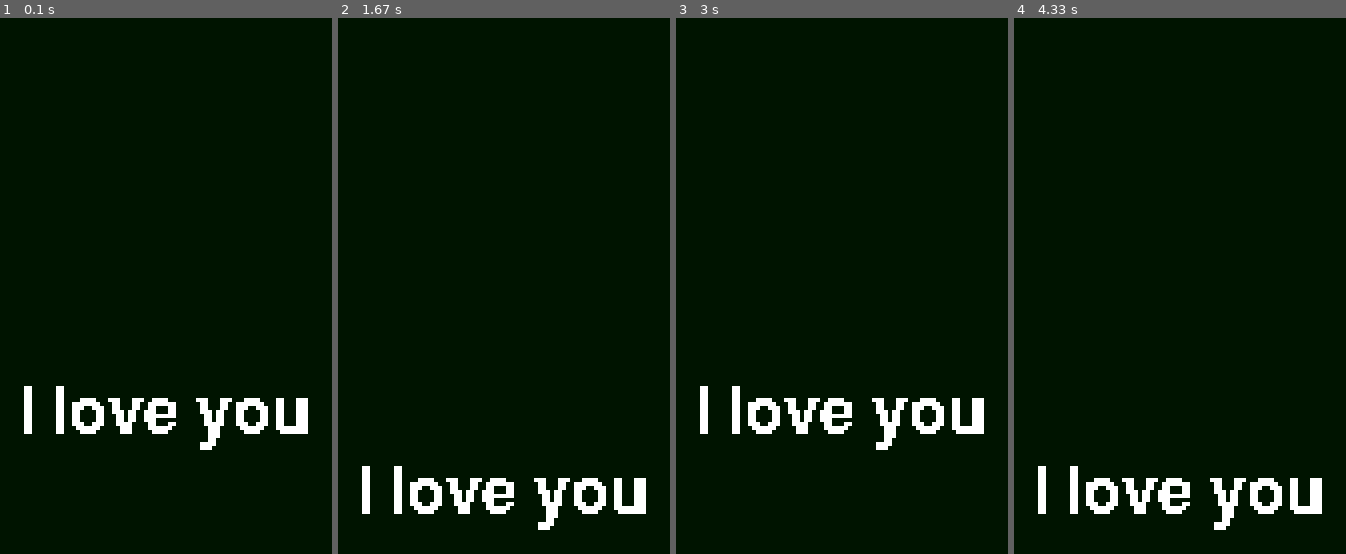
Above: before the commit, frames 1-4 (left to right).
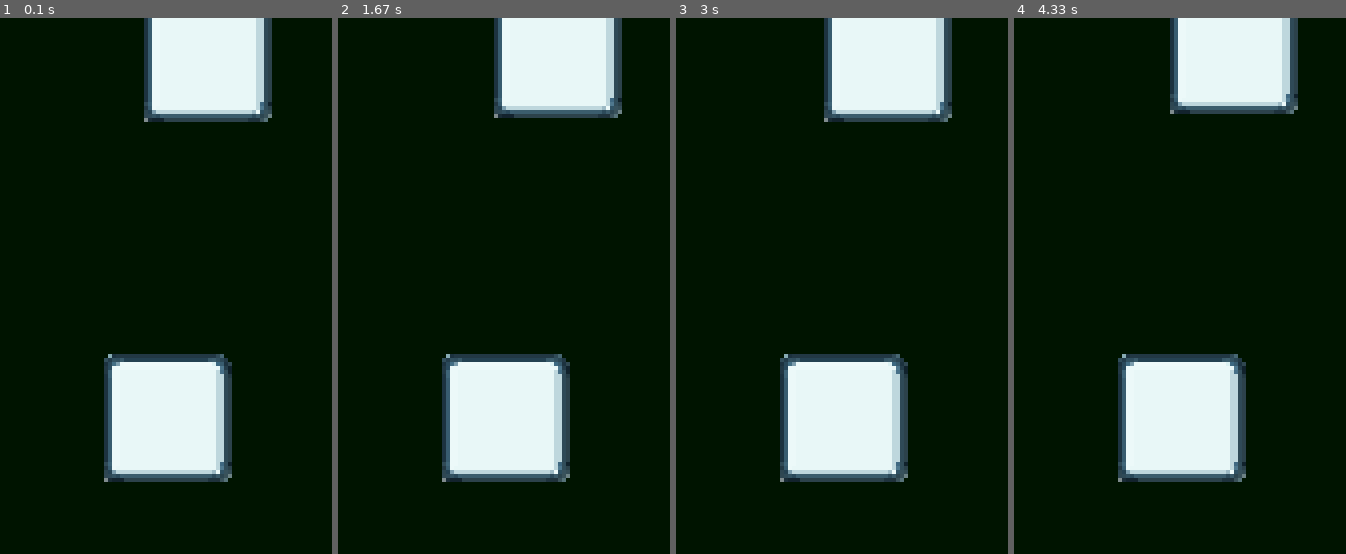
Above: after the commit, the same moments.

Repository: njtan142/pygame-like-unity
Game: pygame game, started from main.py
The game is run twice, just before and just after one commit, with the same random seed, the same clock (stepped at 60 frames per second) and the same inputs.
Inputs (mouse positions are in pixels of both pictures, inside the frame that each line leads up to):
- Up to frame 1 (0.1 s): no input
- Up to frame 2 (1.67 s): press the mouse at (474, 452) at 0.37 s; move the mouse to (616, 420) at 0.47 s; release the mouse at (outside the picture) at 0.6 s; hold D 0.67-1.13 s; move the mouse to (510, 468) at 0.7 s; hold W 1.17-1.47 s; hold D from 1.5 s (still down)
- Up to frame 3 (3 s): release D at 1.97 s; hold A 2-2.53 s; hold S 2.57-2.87 s; hold A from 2.9 s (still down)
- Up to frame 4 (4.33 s): release A at 3.3 s; hold W 3.33-3.7 s; hold D from 3.73 s (still down)

The runs differ from the first frame. In frame 1, 17% of the frame differs, in the area x 7-93%, y 0-87%; in frame 2, 19%, in the area x 7-93%, y 0-96%; in frame 3, 17%; in frame 4, 19%.

Commit message:
collisions and layered rendering, also added z axis in transform.positions to add more flexibility in collisions and rendering

Diff:
--- /dev/null
+++ b/PygameUnity/game_object.py
@@ -0,0 +1,136 @@
+import pygame
+
+pygame.init()
+
+
+class GameObject:
+
+    def __init__(self, name, x=0, y=0, z=0, layer=0):
+        self.name = name
+        self.children = {}
+        self.transform = Transform(x, y, z)
+        self.renderer = Renderer(layer)
+        self.collider = None
+
+    def add_component(self, component, params):
+        if component == "image_renderer":
+            self.renderer.image(params)
+        if component == "text_renderer":
+            self.renderer.text(params)
+        if component == "collider":
+            self.collider = Collider(params)
+
+    def move(self, x, y, collisions):
+        self.transform.position.x += x
+        self.transform.position.y += y
+
+        if self.collider is None:
+            return
+        self.collider.left += x
+        self.collider.top += y
+        self.collider.update()
+        for obj in collisions:
+            if self.transform.position.z != collisions[obj].transform.position.z:
+                continue
+            if self.collider.colliderect(collisions[obj].collider):
+                if x > 0:
+                    self.collider.left = collisions[obj].collider.left - self.collider.width
+                    self.collider.update()
+                elif x < 0:
+                    self.collider.left = collisions[obj].collider.right
+                    self.collider.update()
+                self.transform.position.x = self.collider.left + self.collider.width / 2
+
+        for obj in collisions:
+            if self.transform.position.z != collisions[obj].transform.position.z:
+                continue
+            if self.collider.colliderect(collisions[obj].collider):
+                if y > 0:
+                    self.collider.top = collisions[obj].collider.bottom
+                    self.collider.update()
+                elif y < 0:
+                    self.collider.top = collisions[obj].collider.top + self.collider.height
+                    self.collider.update()
+                self.transform.position.y = self.collider.top - self.collider.height / 2
+
+    def render(self, screen, x, y):
+        # print(x, y)
+        screen.blit(self.renderer.to_render.surface,
+                    (x - self.renderer.to_render.surface.get_width() / 2,
+                     y - self.renderer.to_render.surface.get_height() / 2)
+                    )
+
+    def add_child(self, child):
+        self.children[child.name] = child
+
+
+class Transform:
+
+    def __init__(self, x, y, z):
+        self.position = Position(x, y, z)
+
+
+class Position:
+
+    def __init__(self, x, y, z):
+        self.x = x
+        self.y = y
+        self.z = z
+
+
+class Renderer:
+
+    def __init__(self, layer):
+        self.layer = layer
+
+    def image(self, params):
+        self.to_render = ImageRenderer(params)
+
+    def text(self, params):
+        self.to_render = TextRenderer(params)
+
+
+class ImageRenderer:
+
+    def __init__(self, params):
+        self.surface = pygame.image.load(params).convert_alpha()
+
+
+class TextRenderer:
+
+    def __init__(self, params):
+        self.surface = params[0].render(params[1], params[2], params[3])
+
+
+class Collider:
+
+    def __init__(self, params):
+        self.left = params[0]
+        self.top = params[1]
+        self.width = params[2]
+        self.height = params[3]
+        self.right = params[0] + params[2]
+        self.bottom = params[1] - params[3]
+        print(self.left, self.top, self.right, self.bottom)
+
+    def update(self):
+        self.right = self.left + self.width
+        self.bottom = self.top - self.height
+
+    def colliderect(self, collision):
+        if collision is None:
+            return False
+        if collision == self:
+            return False
+        collision_points = [(collision.left, collision.top),
+                            (collision.left, collision.bottom),
+                            (collision.right, collision.top),
+                            (collision.right, collision.bottom)]
+        for point in collision_points:
+            horizontal = self.left < point[0] < self.right
+            vertical = self.top > point[1] > self.bottom
+            # print(vertical, self.top, point[1], self.bottom)
+            # print(horizontal, vertical, horizontal and vertical)
+            if horizontal and vertical:
+                return True
+        return False
--- a/camera.py
+++ b/camera.py
@@ -1,21 +1,41 @@
-from game_object import GameObject
+from PygameUnity.game_object import GameObject
 
 
 class Camera:
 
     def __init__(self, width, height, game_objects):
         self.game_object = GameObject("camera")
-        self.to_render = game_objects
+        self.objects = game_objects
         self.width = width
         self.height = height
+        self.z_positions = []
+        self.layers = []
+        self.sort()
 
-    def render(self, screen, offset=0.5):
-        for obj in self.to_render:
-            mx = self.game_object.transform.position.x
-            my = self.game_object.transform.position.y
-            x = self.to_render[obj].transform.position.x
-            y = self.to_render[obj].transform.position.y
+    def render(self, screen):
+        for position in self.z_positions:
+            for layer in self.layers:
+                for obj in self.objects:
+                    if self.objects[obj].transform.position.z != position:
+                        continue
+                    if self.objects[obj].renderer.layer != layer:
+                        continue
+                    mx = self.game_object.transform.position.x
+                    my = self.game_object.transform.position.y
+                    x = self.objects[obj].transform.position.x
+                    y = self.objects[obj].transform.position.y
 
-            offsetx = mx - x
-            offsety = my - y
-            self.to_render[obj].render(screen, self.width / 2 + offsetx, self.height / 2 + offsety)
+                    offset_x = x - mx
+                    offset_y = my - y
+                    self.objects[obj].render(screen, self.width / 2 + offset_x, self.height / 2 + offset_y)
+
+    def sort(self):
+        for obj in self.objects:
+            if self.objects[obj].transform.position.z not in self.z_positions:
+                self.z_positions.append(self.objects[obj].transform.position.z)
+            if self.objects[obj].renderer.layer not in self.layers:
+                self.layers.append(self.objects[obj].renderer.layer)
+
+        self.z_positions.sort()
+        self.layers.sort()
+        print(self.layers)
--- a/game_object.py
+++ /dev/null
@@ -1,65 +0,0 @@
-import pygame
-
-pygame.init()
-
-
-class GameObject:
-
-    def __init__(self, name, x=0, y=0):
-        self.name = name
-        self.children = {}
-        self.transform = Transform(x, y)
-        self.renderer = Renderer()
-
-    def add_component(self, component, params):
-        if component == "image_renderer":
-            self.renderer.image(params)
-        if component == "text_renderer":
-            self.renderer.text(params)
-
-    def render(self, screen, x, y):
-        # print(x, y)
-        screen.blit(self.renderer.to_render.surface,
-                    (x - self.renderer.to_render.surface.get_width() / 2,
-                     y - self.renderer.to_render.surface.get_height() / 2)
-                    )
-    def add_child(self, child):
-        self.children[child.name] = child
-
-
-class Transform:
-
-    def __init__(self, x, y):
-        self.position = Position(x, y)
-        print(self.position.x)
-
-
-class Position:
-
-    def __init__(self, x, y):
-        self.x = x
-        self.y = y
-
-
-class Renderer:
-
-    def __init__(self):
-        pass
-
-    def image(self, params):
-        self.to_render = ImageRenderer(params)
-
-    def text(self, params):
-        self.to_render = TextRenderer(params)
-
-
-class ImageRenderer:
-
-    def __init__(self, params):
-        self.surface = pygame.image.load(params[0]).convert_alpha()
-
-
-class TextRenderer:
-
-    def __init__(self, params):
-        self.surface = params[0].render(params[1], params[2], params[3])
--- a/main.py
+++ b/main.py
@@ -1,35 +1,64 @@
 import pygame
-from game_object import GameObject
+from PygameUnity.game_object import GameObject
 from camera import Camera
 
 pygame.init()
 screen = pygame.display.set_mode((200, 200), pygame.FULLSCREEN | pygame.SCALED)
 container = GameObject("container")
 test = GameObject("test")
+test2 = GameObject("test2", 10, 90, 0, -1)
 container.add_child(test)
+container.add_child(test2)
 camera = Camera(screen.get_width(), screen.get_height(), container.children)
 font = pygame.font.SysFont(None, 24)
-test.add_component("text_renderer",
-                   (font, "I love you", False, (255, 255, 255))
+test.add_component("image_renderer",
+                   "assets/block.png"
                    )
+test.add_component("collider",
+                   (test.transform.position.x - test.renderer.to_render.surface.get_width() / 2,
+                    test.transform.position.y + test.renderer.to_render.surface.get_height() / 2,
+                    test.renderer.to_render.surface.get_width(),
+                    test.renderer.to_render.surface.get_height())
+                   )
+test2.add_component("image_renderer",
+                    "assets/block.png"
+                    )
+test2.add_component("collider",
+                    (test2.transform.position.x - test2.renderer.to_render.surface.get_width() / 2,
+                     test2.transform.position.y + test2.renderer.to_render.surface.get_height() / 2,
+                     test2.renderer.to_render.surface.get_width(),
+                     test2.renderer.to_render.surface.get_height())
+                    )
 
 running = True
-while running:
-    screen.fill((0, 20, 0))
-    camera.render(screen)
-    # test.transform.position.y += 0.1
-    # camera.game_object.transform.position.y += 0.1
-    # print(test.transform.position.y, camera.game_object.transform.position.y)
+
+
+def pygame_events():
+    global running
     for event in pygame.event.get():
         if event.type is pygame.QUIT:
             running = False
         if event.type == pygame.KEYDOWN:
             if event.key == pygame.K_ESCAPE:
                 running = False
-            if event.key == pygame.K_w:
-                camera.game_object.transform.position.y += 20
-            if event.key == pygame.K_s:
-                camera.game_object.transform.position.y -= 20
+
+        if event.type == pygame.MOUSEBUTTONUP:
+            print(pygame.mouse.get_pos()[0] - screen.get_width() / 2,
+                  -pygame.mouse.get_pos()[1] + screen.get_height() / 2)
 
 
+while running:
+    screen.fill((0, 20, 0))
+
+    key_state = pygame.key.get_pressed()
+    horizontal = key_state[pygame.K_d] - key_state[pygame.K_a]
+    vertical = key_state[pygame.K_s] - key_state[pygame.K_w]
+    # test.transform.position.y += 0.1
+    # camera.game_object.transform.position.y += 0.1
+    # print(test.transform.position.y, camera.game_object.transform.position.y)
+    test2.move(horizontal * 0.1, 0, container.children)
+    test2.move(0, -vertical * 0.1, container.children)
+    pygame_events()
+
+    camera.render(screen)
     pygame.display.flip()
Binary file added: assets/block.png
